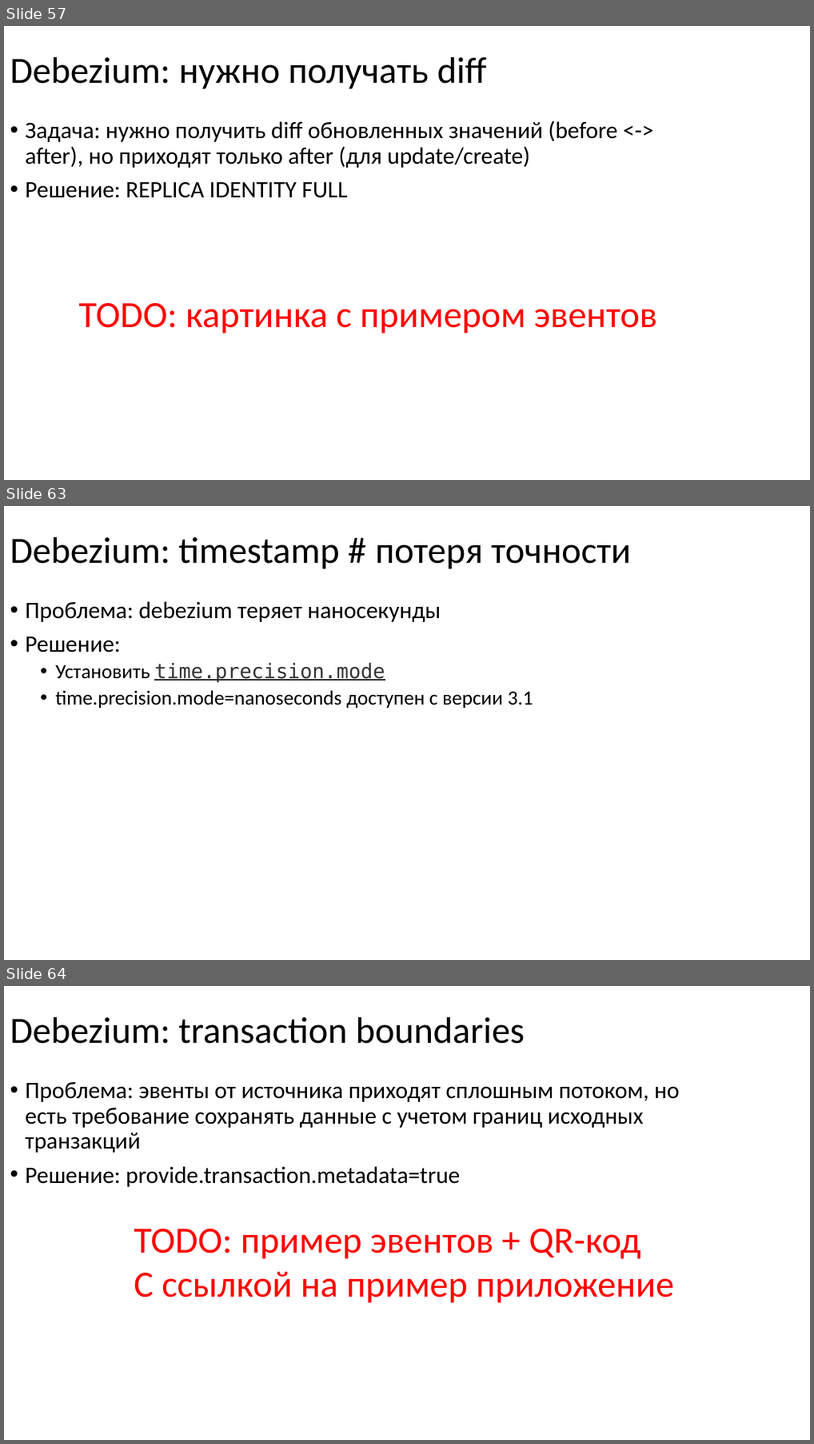
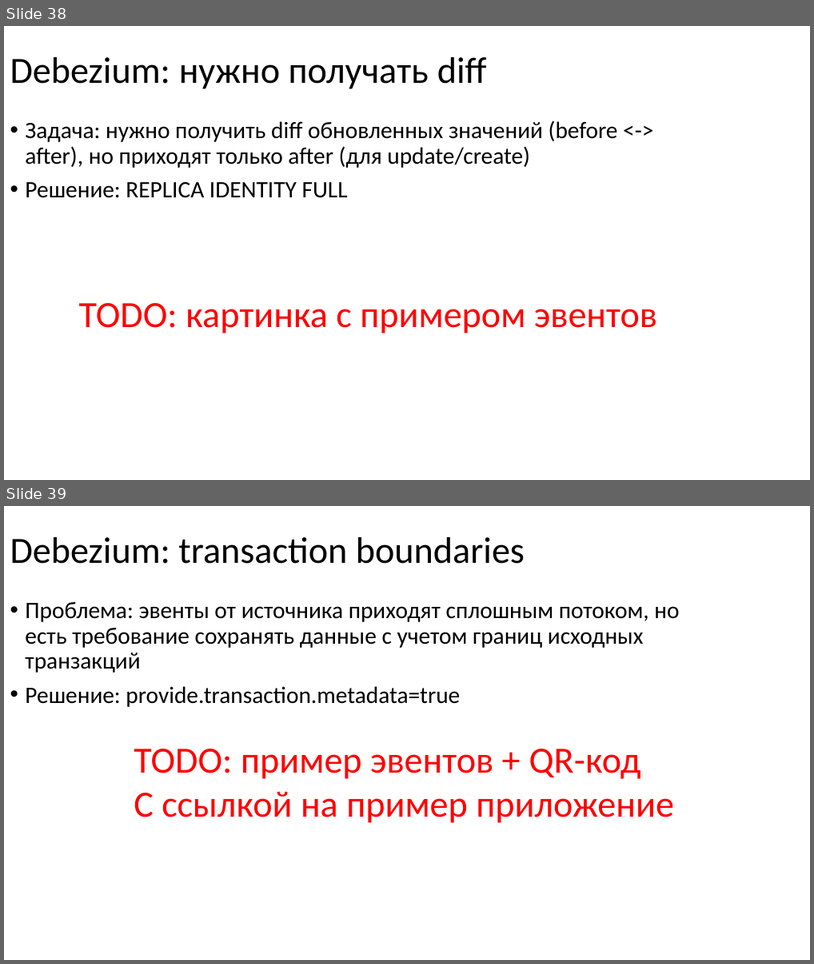
Before and after one commit to nryanov/presentations, a slide deck: smartdata/cdc-via-debezium/debezium-smartdata2025.pptx. Shown one above the other, each under a label of ours: slides 57, 63 and 64 before the commit, slides 38 and 39 after it; the slides between them are not shown. The pictures are 814x1444 and 814x964 pixels, drawn with LibreOffice and Linux fonts; fonts in the diff are those of the drawing. Boxes give left, top, right and bottom in pixels: in the first picture for what was removed or moved away, otherwise in the second. Text is boxed around its words. In the diff, an @@ line names an element or a change of style, - is before the commit and + after.

```diff
--- a/smartdata/cdc-via-debezium/debezium-smartdata2025.pptx
+++ b/smartdata/cdc-via-debezium/debezium-smartdata2025.pptx
@@ slide 63 removed at (4,506,810,960), background #FFFFFF @@
@@ title removed at (10,537,631,569) @@
-Debezium: timestamp # потеря точности
@@ text removed at (25,601,534,708) @@
-• Проблема: debezium теряет наносекунды
-• Решение:
-  • Установить time.precision.mode
-  • time.precision.mode=nanoseconds доступен с версии 3.1
@@ what was slide 57 is now slide 38 @@
@@ what was slide 64 is now slide 39 @@
```
Also in this commit, not shown: 4 slides changed, 1 slide added, 25 other slides removed, 1 other file.
